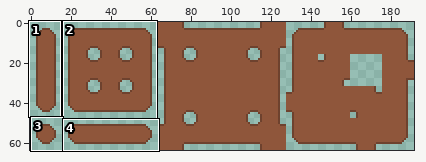
Edited in one commit: sprite sheet (Tilemaps/dirt.png). Above, an overview of the earlier version with the close-up marked.
Close-up. The starting point:
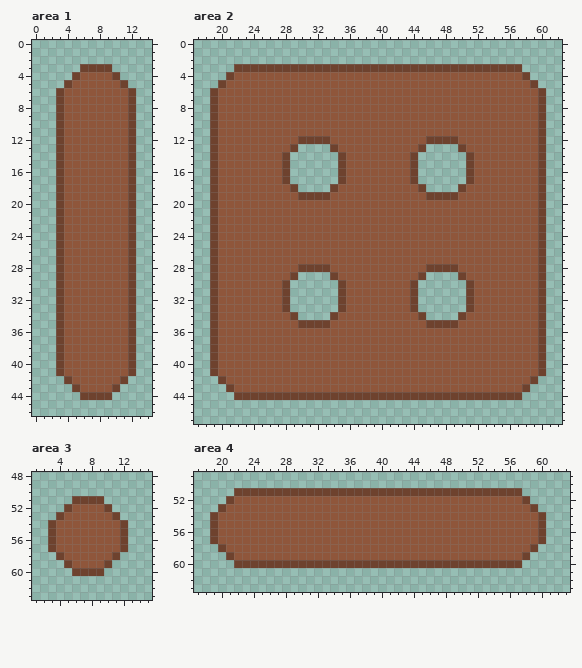
The file is 192x64 pixels. Shown: area 1: x 0..14, y 0..46; area 2: x 17..62, y 0..47; area 3: x 1..15, y 48..63; area 4: x 17..63, y 49..63. The commit also changed other parts of the picture, which this record leaves out.
After:
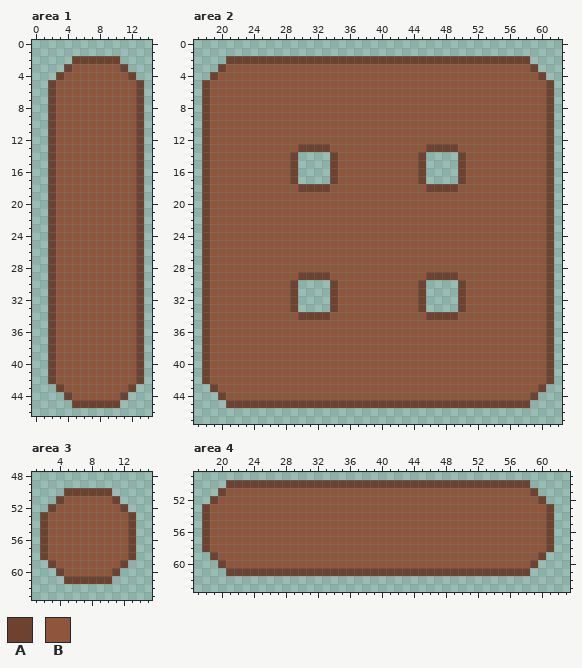
Palette (. is transparent): A #6e422e  B #8f563b
The edit:
Changed rows in their new state; - is an unchanged pixel.
Area 1:
first column x 2:
 2 ---AAAAAA---
 3 --ABBBBBBA--
 4 -ABB----BBA-
 5 ABB------BBA
 6 AB--------BA
 7 AB--------BA
 8 AB--------BA
 9 AB--------BA
10 AB--------BA
11 AB--------BA
12 AB--------BA
13 AB--------BA
14 AB--------BA
15 AB--------BA
16 AB--------BA
17 AB--------BA
18 AB--------BA
19 AB--------BA
20 AB--------BA
21 AB--------BA
22 AB--------BA
23 AB--------BA
24 AB--------BA
25 AB--------BA
26 AB--------BA
27 AB--------BA
28 AB--------BA
29 AB--------BA
30 AB--------BA
31 AB--------BA
32 AB--------BA
33 AB--------BA
34 AB--------BA
35 AB--------BA
36 AB--------BA
37 AB--------BA
38 AB--------BA
39 AB--------BA
40 AB--------BA
41 AB--------BA
42 ABB------BBA
43 -ABB----BBA-
44 --ABBBBBBA--
45 ---AAAAAA---
Area 2:
first column x 18:
 2 ---AAAAAAAAAAAAAAAAAAAAAAAAAAAAAAAAAAAAAA---
 3 --ABBBBBBBBBBBBBBBBBBBBBBBBBBBBBBBBBBBBBBA--
 4 -ABB------------------------------------BBA-
 5 ABB--------------------------------------BBA
 6 AB----------------------------------------BA
 7 AB----------------------------------------BA
 8 AB----------------------------------------BA
 9 AB----------------------------------------BA
10 AB----------------------------------------BA
11 AB----------------------------------------BA
12 AB----------BBBB------------BBBB----------BA
13 AB---------BAAAAB----------BAAAAB---------BA
14 AB--------BA----AB--------BA----AB--------BA
15 AB--------BA----AB--------BA----AB--------BA
16 AB--------BA----AB--------BA----AB--------BA
17 AB--------BA----AB--------BA----AB--------BA
18 AB---------BAAAAB----------BAAAAB---------BA
19 AB----------BBBB------------BBBB----------BA
20 AB----------------------------------------BA
21 AB----------------------------------------BA
22 AB----------------------------------------BA
23 AB----------------------------------------BA
24 AB----------------------------------------BA
25 AB----------------------------------------BA
26 AB----------------------------------------BA
27 AB----------------------------------------BA
28 AB----------BBBB------------BBBB----------BA
29 AB---------BAAAAB----------BAAAAB---------BA
30 AB--------BA----AB--------BA----AB--------BA
31 AB--------BA----AB--------BA----AB--------BA
32 AB--------BA----AB--------BA----AB--------BA
33 AB--------BA----AB--------BA----AB--------BA
34 AB---------BAAAAB----------BAAAAB---------BA
35 AB----------BBBB------------BBBB----------BA
36 AB----------------------------------------BA
37 AB----------------------------------------BA
38 AB----------------------------------------BA
39 AB----------------------------------------BA
40 AB----------------------------------------BA
41 AB----------------------------------------BA
42 ABB--------------------------------------BBA
43 -ABB------------------------------------BBA-
44 --ABBBBBBBBBBBBBBBBBBBBBBBBBBBBBBBBBBBBBBA--
45 ---AAAAAAAAAAAAAAAAAAAAAAAAAAAAAAAAAAAAAA---
Area 3:
first column x 2:
50 ---AAAAAA---
51 --ABBBBBBA--
52 -ABB----BBA-
53 ABB------BBA
54 AB--------BA
55 AB--------BA
56 AB--------BA
57 AB--------BA
58 ABB------BBA
59 -ABB----BBA-
60 --ABBBBBBA--
61 ---AAAAAA---
Area 4:
first column x 18:
50 ---AAAAAAAAAAAAAAAAAAAAAAAAAAAAAAAAAAAAAA---
51 --ABBBBBBBBBBBBBBBBBBBBBBBBBBBBBBBBBBBBBBA--
52 -ABB------------------------------------BBA-
53 ABB--------------------------------------BBA
54 AB----------------------------------------BA
55 AB----------------------------------------BA
56 AB----------------------------------------BA
57 AB----------------------------------------BA
58 ABB--------------------------------------BBA
59 -ABB------------------------------------BBA-
60 --ABBBBBBBBBBBBBBBBBBBBBBBBBBBBBBBBBBBBBBA--
61 ---AAAAAAAAAAAAAAAAAAAAAAAAAAAAAAAAAAAAAA---
Where, in picture pixels (left, top, right, bottom), the same in both close-ups:
changed: (48, 56, 144, 408)
changed: (202, 56, 554, 408)
changed: (40, 488, 136, 584)
changed: (202, 480, 554, 576)
